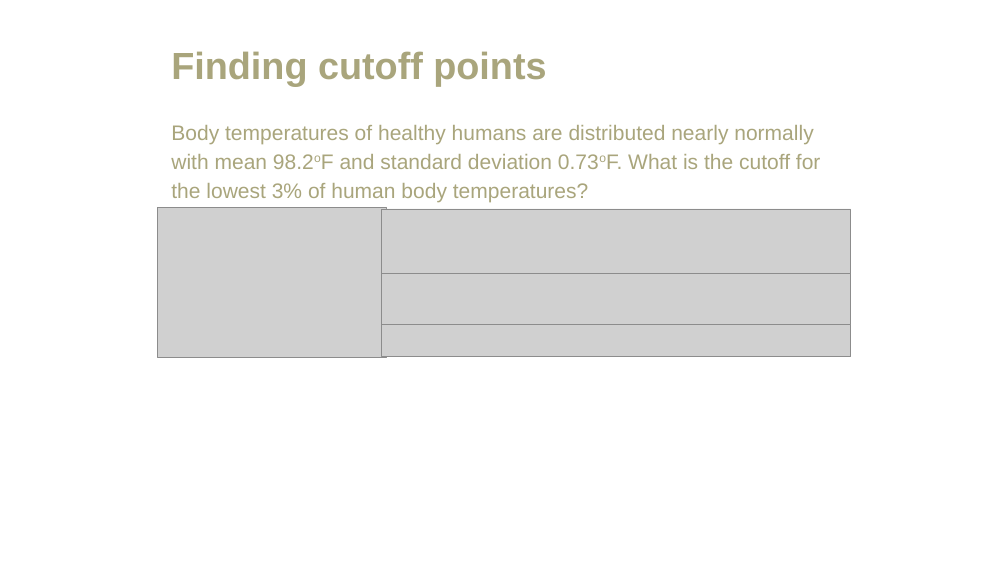
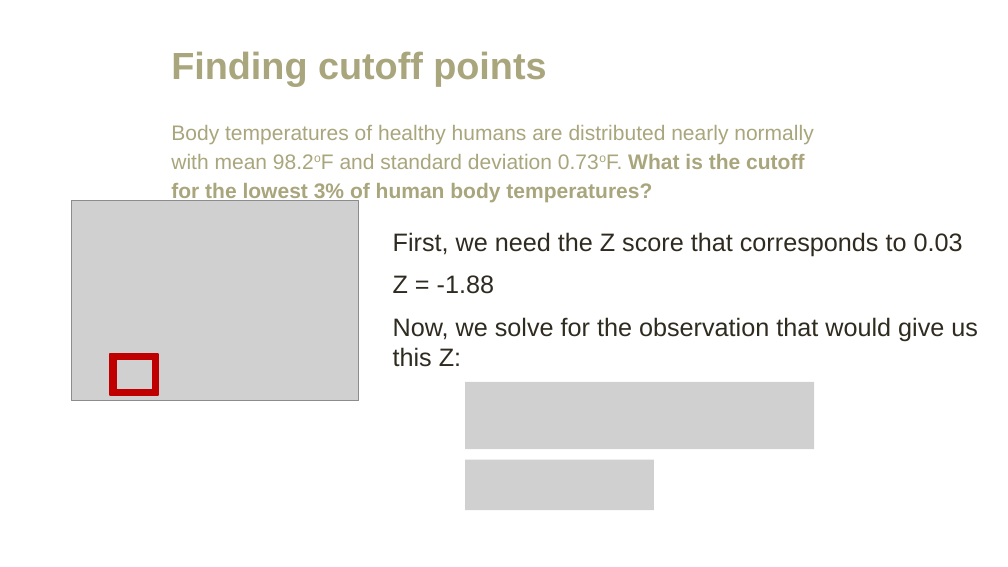
Before and after one commit to amosca01/MATH108-F23, a slide deck: slide 43 of slides/05-normal-distribution.pptx (slide 37 before the commit). Drawn at 1008x567 pixels with LibreOffice and Linux fonts; fonts in the diff are those of the drawing; grey boxes stand for pictures. Boxes give left, top, right and bottom in pixels: in the first picture for what was removed or moved away, otherwise in the second. Text is boxed around its words. In the diff, an @@ line names an element or a change of style, - is before the commit and + after.

```diff
--- a/slides/05-normal-distribution.pptx
+++ b/slides/05-normal-distribution.pptx
@@ text "Body temperatures of healthy humans ..." at (x1=171, y1=125, x2=813, y2=202): bold on in "What is the cutoff for the lowest ..." @@
@@ picture resized from (x1=157, y1=208, x2=386, y2=357) to (x1=71, y1=200, x2=359, y2=401) @@
@@ picture removed at (x1=381, y1=209, x2=851, y2=273) @@
@@ text added at (x1=393, y1=232, x2=963, y2=257), 24 pt, text #2F2B20 @@
+First, we need the Z score that corresponds to 0.03
@@ picture removed at (x1=381, y1=274, x2=851, y2=327) @@
@@ text added at (x1=393, y1=275, x2=494, y2=294), 24 pt, text #2F2B20 @@
+Z = -1.88
@@ picture removed at (x1=381, y1=324, x2=851, y2=357) @@
@@ text added at (x1=393, y1=317, x2=978, y2=367), 24 pt, text #2F2B20 @@
+Now, we solve for the observation that would give us
+this Z:
@@ frame added at (x1=110, y1=354, x2=158, y2=395), fill #C00000, outline #C00000 2 pt @@
@@ picture added at (x1=465, y1=382, x2=814, y2=449) @@
@@ picture added at (x1=465, y1=460, x2=653, y2=510) @@
```
Also in this commit, not shown: 10 other slides changed, 18 slides added, 31 slides removed, 6 other files.
